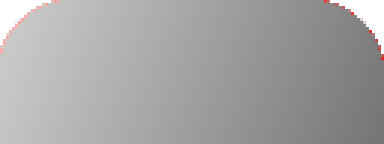
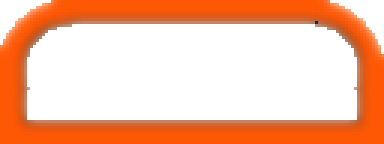
Layers edited between the first and the second 384×144 image:
added layer "图层副本 #1" above "图层" over [0, 0, 384, 144]
hid "图层" over [0, 0, 384, 144]
